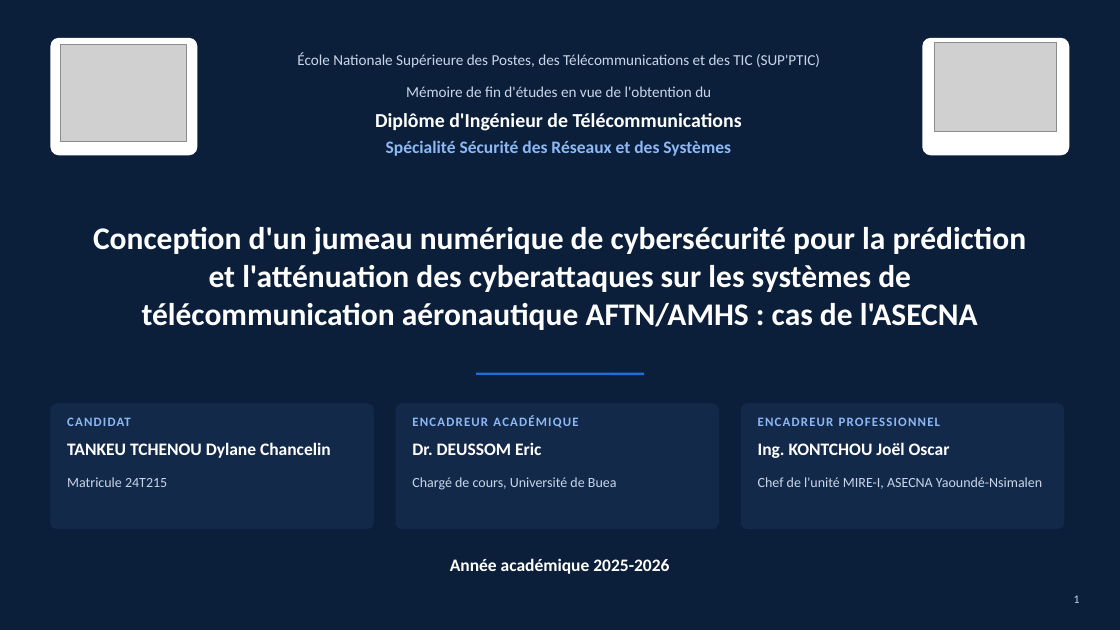
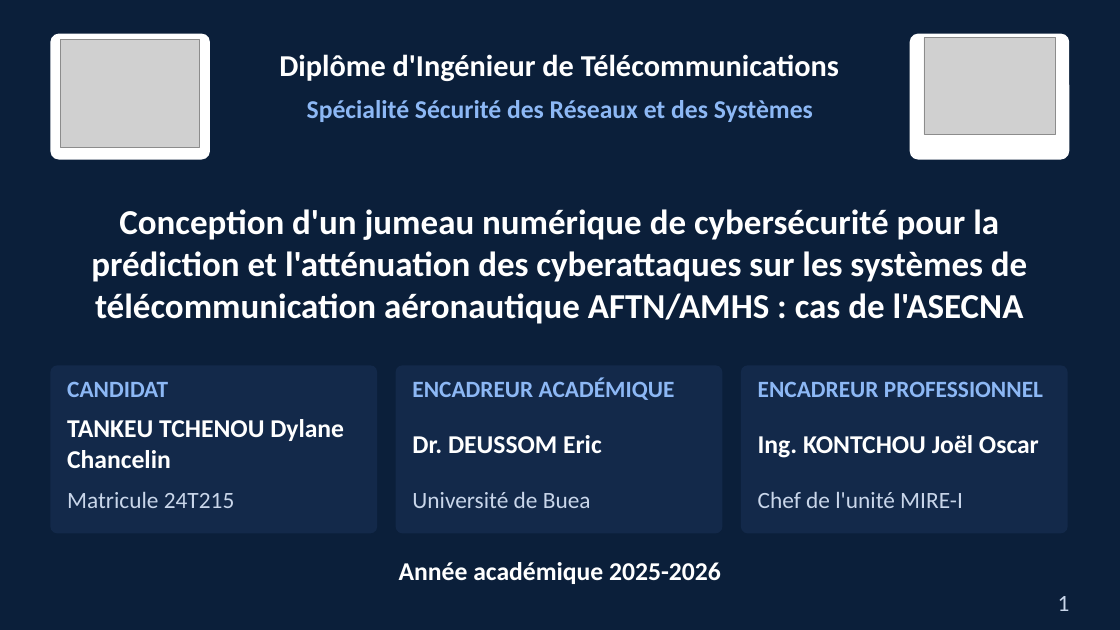
Before and after one commit to dylane1998/dylane1998, a slide deck: slide 1 of livrables/Soutenance_Tankeu_AFTN-AMHS.pptx. Drawn at 1120x630 pixels with LibreOffice and Linux fonts; fonts in the diff are those of the drawing; grey boxes stand for pictures. Boxes give left, top, right and bottom in pixels: in the first picture for what was removed or moved away, otherwise in the second. Text is boxed around its words. In the diff, an @@ line names an element or a change of style, - is before the commit and + after.

```diff
--- a/livrables/Soutenance_Tankeu_AFTN-AMHS.pptx
+++ b/livrables/Soutenance_Tankeu_AFTN-AMHS.pptx
@@ rounded rectangle: place and size @@
-rounded rectangle at bbox=[50, 38, 197, 155]
+rounded rectangle at bbox=[50, 34, 210, 160]
@@ picture: place and size @@
-picture at bbox=[60, 45, 187, 142]
+picture at bbox=[60, 39, 200, 147]
@@ text "Diplôme d'Ingénieur de Télécommunications": place and size @@
-text "Diplôme d'Ingénieur de Télécommunications" at bbox=[375, 113, 742, 131]
+text "Diplôme d'Ingénieur de Télécommunications" at bbox=[279, 54, 839, 81]
@@ text "Diplôme d'Ingénieur de Télécommunications" at bbox=[279, 54, 839, 81]: size 17 to 26 pt @@
@@ text removed at bbox=[297, 52, 820, 68] @@
-École Nationale Supérieure des Postes, des Télécommunications et des TIC (SUP'PTIC)
@@ rounded rectangle: place and size @@
-rounded rectangle at bbox=[923, 38, 1070, 155]
+rounded rectangle at bbox=[910, 34, 1070, 160]
@@ picture: place and size @@
-picture at bbox=[935, 42, 1057, 132]
+picture at bbox=[924, 38, 1055, 134]
@@ text removed at bbox=[406, 86, 711, 97] @@
-Mémoire de fin d'études en vue de l'obtention du
@@ text "Spécialité Sécurité des Réseaux et ...": place and size @@
-text "Spécialité Sécurité des Réseaux et ..." at bbox=[386, 140, 731, 156]
+text "Spécialité Sécurité des Réseaux et ..." at bbox=[307, 100, 813, 122]
@@ text "Spécialité Sécurité des Réseaux et ..." at bbox=[307, 100, 813, 122]: size 15 to 22 pt @@
@@ text "Conception d'un jumeau numérique de ...": place and size @@
-text "Conception d'un jumeau numérique de ..." at bbox=[93, 227, 1027, 330]
+text "Conception d'un jumeau numérique de ..." at bbox=[91, 209, 1027, 324]
@@ text "Conception d'un jumeau numérique de ..." at bbox=[91, 209, 1027, 324]: size 27 to 30 pt @@
@@ rounded rectangle: place and size @@
-rounded rectangle at bbox=[50, 403, 374, 529]
+rounded rectangle at bbox=[50, 365, 377, 534]
@@ text "CANDIDAT": place and size @@
-text "CANDIDAT" at bbox=[67, 417, 131, 426]
+text "CANDIDAT" at bbox=[67, 381, 168, 397]
@@ rounded rectangle: place and size @@
-rounded rectangle at bbox=[396, 403, 719, 529]
+rounded rectangle at bbox=[396, 365, 723, 534]
@@ text "ENCADREUR ACADÉMIQUE": place and size @@
-text "ENCADREUR ACADÉMIQUE" at bbox=[412, 416, 578, 428]
+text "ENCADREUR ACADÉMIQUE" at bbox=[412, 377, 675, 400]
@@ line removed from (476, 374) to (644, 374) @@
@@ proportions changed in 5 elements at bbox=[50, 34, 210, 160], bbox=[910, 34, 1070, 160], bbox=[50, 365, 377, 534], bbox=[396, 365, 723, 534], bbox=[741, 365, 1068, 534] @@
@@ rounded rectangle: place and size @@
-rounded rectangle at bbox=[741, 403, 1065, 529]
+rounded rectangle at bbox=[741, 365, 1068, 534]
@@ size 11 to 20 pt, letter spacing 1 to 0 pt in 3 elements at bbox=[67, 381, 168, 397], bbox=[412, 377, 675, 400], bbox=[758, 381, 1043, 397] @@
@@ text "ENCADREUR PROFESSIONNEL": place and size @@
-text "ENCADREUR PROFESSIONNEL" at bbox=[758, 417, 940, 426]
+text "ENCADREUR PROFESSIONNEL" at bbox=[758, 381, 1043, 397]
@@ text "TANKEU TCHENOU Dylane Chancelin": place and size @@
-text "TANKEU TCHENOU Dylane Chancelin" at bbox=[67, 442, 331, 458]
+text "TANKEU TCHENOU Dylane Chancelin" at bbox=[67, 419, 344, 468]
@@ text "Dr. DEUSSOM Eric": place and size @@
-text "Dr. DEUSSOM Eric" at bbox=[412, 443, 541, 455]
+text "Dr. DEUSSOM Eric" at bbox=[412, 435, 602, 453]
@@ size 15 to 22 pt; vertical alignment top to middle in 3 elements at bbox=[67, 419, 344, 468], bbox=[412, 435, 602, 453], bbox=[758, 435, 1039, 458] @@
@@ text "Ing. KONTCHOU Joël Oscar": place and size @@
-text "Ing. KONTCHOU Joël Oscar" at bbox=[758, 442, 950, 458]
+text "Ing. KONTCHOU Joël Oscar" at bbox=[758, 435, 1039, 458]
@@ text "Matricule 24T215": place and size @@
-text "Matricule 24T215" at bbox=[67, 477, 167, 487]
+text "Matricule 24T215" at bbox=[67, 492, 235, 508]
@@ text "Matricule 24T215" at bbox=[67, 492, 235, 508]: size 12 to 20 pt @@
@@ text at bbox=[412, 492, 591, 508]: text changed; size 12 to 20 pt @@
-Chargé de cours, Université de Buea
+Université de Buea
@@ text at bbox=[758, 492, 963, 508]: text changed; size 12 to 20 pt @@
-Chef de l'unité MIRE-I, ASECNA Yaoundé-Nsimalen
+Chef de l'unité MIRE-I
@@ text "Année académique 2025-2026" at bbox=[399, 562, 721, 584]: size 15 to 22 pt @@
@@ text "Année académique 2025-2026": place and size @@
-text "Année académique 2025-2026" at bbox=[450, 558, 669, 574]
+text "Année académique 2025-2026" at bbox=[399, 562, 721, 584]
@@ page number: place and size @@
-page number at bbox=[1074, 595, 1080, 603]
+page number at bbox=[1058, 596, 1070, 611]
@@ page number at bbox=[1058, 596, 1070, 611]: size 10 to 20 pt @@
```
Also in this commit, not shown: 19 other slides changed.
